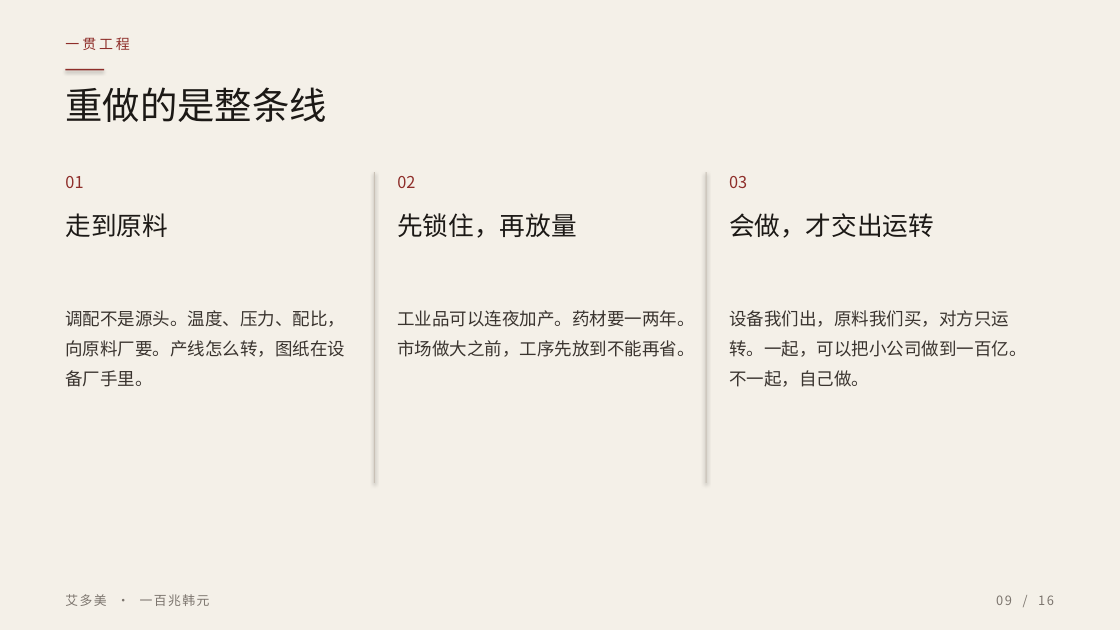
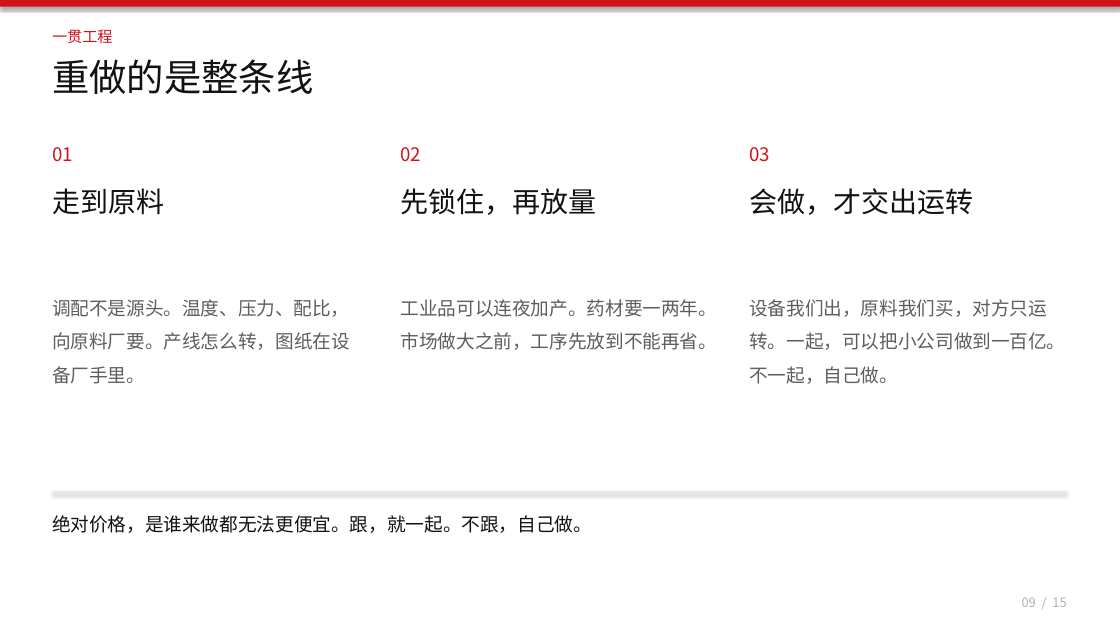
Before and after one commit to headshot9999/xiaoyi, a slide deck: slide 9 of 艾多美何以成为100兆韩元企业.pptx. Drawn at 1120x630 pixels with LibreOffice and Linux fonts; fonts in the diff are those of the drawing. Boxes give left, top, right and bottom in pixels: in the first picture for what was removed or moved away, otherwise in the second. Text is boxed around its words. In the diff, an @@ line names an element or a change of style, - is before the commit and + after.

```diff
--- a/艾多美何以成为100兆韩元企业.pptx
+++ b/艾多美何以成为100兆韩元企业.pptx
@@ background #F4F0E8 to #FFFFFF @@
@@ rectangle added at bbox=[0, 0, 1120, 7], fill #D0121A @@
@@ text "一贯工程": place and size @@
-text "一贯工程" at bbox=[65, 37, 129, 50]
+text "一贯工程" at bbox=[52, 29, 113, 43]
@@ text "一贯工程" at bbox=[52, 29, 113, 43]: size 12 to 13 pt, text colour #8E2E2A to #D0121A, letter spacing 2.4 to 0 pt @@
@@ text "重做的是整条线": place and size @@
-text "重做的是整条线" at bbox=[65, 87, 326, 122]
+text "重做的是整条线" at bbox=[52, 59, 313, 94]
@@ text "重做的是整条线" at bbox=[52, 59, 313, 94]: text colour #1C1916 to #121212 @@
@@ rectangle removed at bbox=[66, 69, 104, 71] @@
@@ text "01": place and size @@
-text "01" at bbox=[65, 176, 83, 188]
+text "01" at bbox=[52, 147, 73, 161]
@@ text "02": place and size @@
-text "02" at bbox=[397, 176, 415, 188]
+text "02" at bbox=[401, 147, 422, 161]
@@ size 14 to 16 pt, text colour #8E2E2A to #D0121A in 3 elements at bbox=[52, 147, 73, 161], bbox=[401, 147, 422, 161], bbox=[749, 147, 770, 162] @@
@@ text "03": place and size @@
-text "03" at bbox=[729, 176, 747, 188]
+text "03" at bbox=[749, 147, 770, 162]
@@ rectangle removed at bbox=[374, 172, 375, 483] @@
@@ rectangle removed at bbox=[706, 172, 707, 483] @@
@@ text "走到原料": place and size @@
-text "走到原料" at bbox=[66, 213, 169, 237]
+text "走到原料" at bbox=[52, 188, 164, 215]
@@ text "先锁住，再放量": place and size @@
-text "先锁住，再放量" at bbox=[397, 213, 576, 238]
+text "先锁住，再放量" at bbox=[401, 188, 597, 215]
@@ size 22 to 24 pt, text colour #1C1916 to #121212 in 3 elements at bbox=[52, 188, 164, 215], bbox=[401, 188, 597, 215], bbox=[749, 188, 973, 215] @@
@@ text "会做，才交出运转": place and size @@
-text "会做，才交出运转" at bbox=[729, 213, 934, 238]
+text "会做，才交出运转" at bbox=[749, 188, 973, 215]
@@ text "调配不是源头。温度、压力、配比，向原料厂要。产线怎么转，图纸在设备厂手里。": place and size @@
-text "调配不是源头。温度、压力、配比，向原料厂要。产线怎么转，图纸在设备厂手里。" at bbox=[65, 310, 345, 387]
+text "调配不是源头。温度、压力、配比，向原料厂要。产线怎么转，图纸在设备厂手里。" at bbox=[52, 299, 350, 384]
@@ text "工业品可以连夜加产。药材要一两年。市场做大之前，工序先放到不能再省。": place and size @@
-text "工业品可以连夜加产。药材要一两年。市场做大之前，工序先放到不能再省。" at bbox=[397, 310, 694, 357]
+text "工业品可以连夜加产。药材要一两年。市场做大之前，工序先放到不能再省。" at bbox=[401, 299, 718, 350]
@@ size 15 to 16 pt, text colour #3A342F to #5E5E5E; line spacing 1.45 to 1.5 in 3 elements at bbox=[52, 299, 350, 384], bbox=[401, 299, 718, 350], bbox=[749, 299, 1065, 384] @@
@@ text "设备我们出，原料我们买，对方只运转。一起，可以把小公司做到一百亿。不一起，自己做。": place and size @@
-text "设备我们出，原料我们买，对方只运转。一起，可以把小公司做到一百亿。不一起，自己做。" at bbox=[729, 310, 1026, 387]
+text "设备我们出，原料我们买，对方只运转。一起，可以把小公司做到一百亿。不一起，自己做。" at bbox=[749, 299, 1065, 384]
@@ rectangle added at bbox=[52, 492, 1067, 492], fill #E6E6E6 @@
@@ text added at bbox=[52, 515, 592, 533], 16 pt, text #121212 @@
+绝对价格，是谁来做都无法更便宜。跟，就一起。不跟，自己做。
@@ text removed at bbox=[65, 594, 210, 606] @@
-艾多美 · 一百兆韩元
@@ text at bbox=[1022, 597, 1066, 607]: text changed; text colour #7C756E to #B0B0B0 @@
-09 / 16
+09 / 15
```
Also in this commit, not shown: 14 other slides changed, 1 slide removed, 2 other files.
